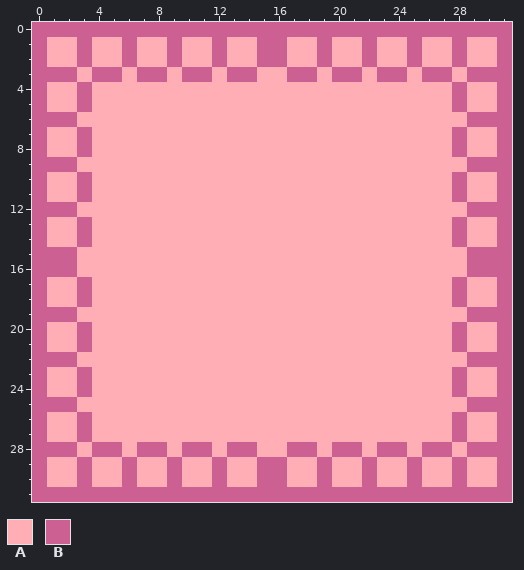
Edited in one commit: pixel-art file (Assets/Art/Walls/MagicBG.aseprite). This is how it looked before the edit.
32x32 pixels, 1 frame.
Palette (. is transparent): A #ffaeb6  B #cd6093
Pixels before, first column x 0:
 0 BBBBBBBBBBBBBBBBBBBBBBBBBBBBBBBB
 1 BAABAABAABAABAABBAABAABAABAABAAB
 2 BAABAABAABAABAABBAABAABAABAABAAB
 3 BBBABBABBABBABBAABBABBABBABBABBB
 4 BAABAAAAAAAAAAAAAAAAAAAAAAAABAAB
 5 BAABAAAAAAAAAAAAAAAAAAAAAAAABAAB
 6 BBBAAAAAAAAAAAAAAAAAAAAAAAAAABBB
 7 BAABAAAAAAAAAAAAAAAAAAAAAAAABAAB
 8 BAABAAAAAAAAAAAAAAAAAAAAAAAABAAB
 9 BBBAAAAAAAAAAAAAAAAAAAAAAAAAABBB
10 BAABAAAAAAAAAAAAAAAAAAAAAAAABAAB
11 BAABAAAAAAAAAAAAAAAAAAAAAAAABAAB
12 BBBAAAAAAAAAAAAAAAAAAAAAAAAAABBB
13 BAABAAAAAAAAAAAAAAAAAAAAAAAABAAB
14 BAABAAAAAAAAAAAAAAAAAAAAAAAABAAB
15 BBBAAAAAAAAAAAAAAAAAAAAAAAAAABBB
16 BBBAAAAAAAAAAAAAAAAAAAAAAAAAABBB
17 BAABAAAAAAAAAAAAAAAAAAAAAAAABAAB
18 BAABAAAAAAAAAAAAAAAAAAAAAAAABAAB
19 BBBAAAAAAAAAAAAAAAAAAAAAAAAAABBB
20 BAABAAAAAAAAAAAAAAAAAAAAAAAABAAB
21 BAABAAAAAAAAAAAAAAAAAAAAAAAABAAB
22 BBBAAAAAAAAAAAAAAAAAAAAAAAAAABBB
23 BAABAAAAAAAAAAAAAAAAAAAAAAAABAAB
24 BAABAAAAAAAAAAAAAAAAAAAAAAAABAAB
25 BBBAAAAAAAAAAAAAAAAAAAAAAAAAABBB
26 BAABAAAAAAAAAAAAAAAAAAAAAAAABAAB
27 BAABAAAAAAAAAAAAAAAAAAAAAAAABAAB
28 BBBABBABBABBABBAABBABBABBABBABBB
29 BAABAABAABAABAABBAABAABAABAABAAB
30 BAABAABAABAABAABBAABAABAABAABAAB
31 BBBBBBBBBBBBBBBBBBBBBBBBBBBBBBBB
The result:
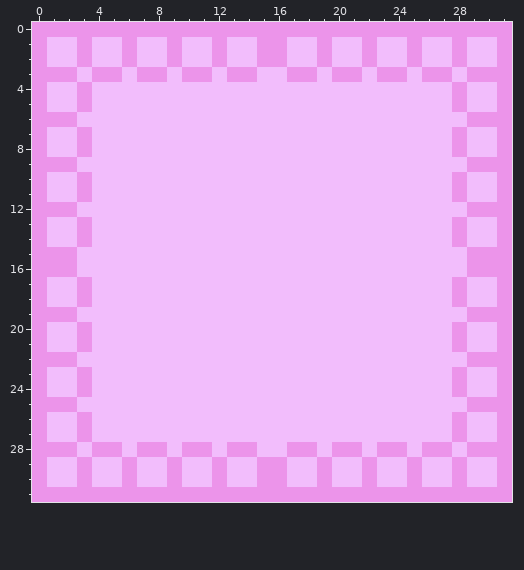
From old to new:
{"colour":"A","old":"#ffaeb6","new":"#f2bdfc"}
{"colour":"B","old":"#cd6093","new":"#ec94ea"}
